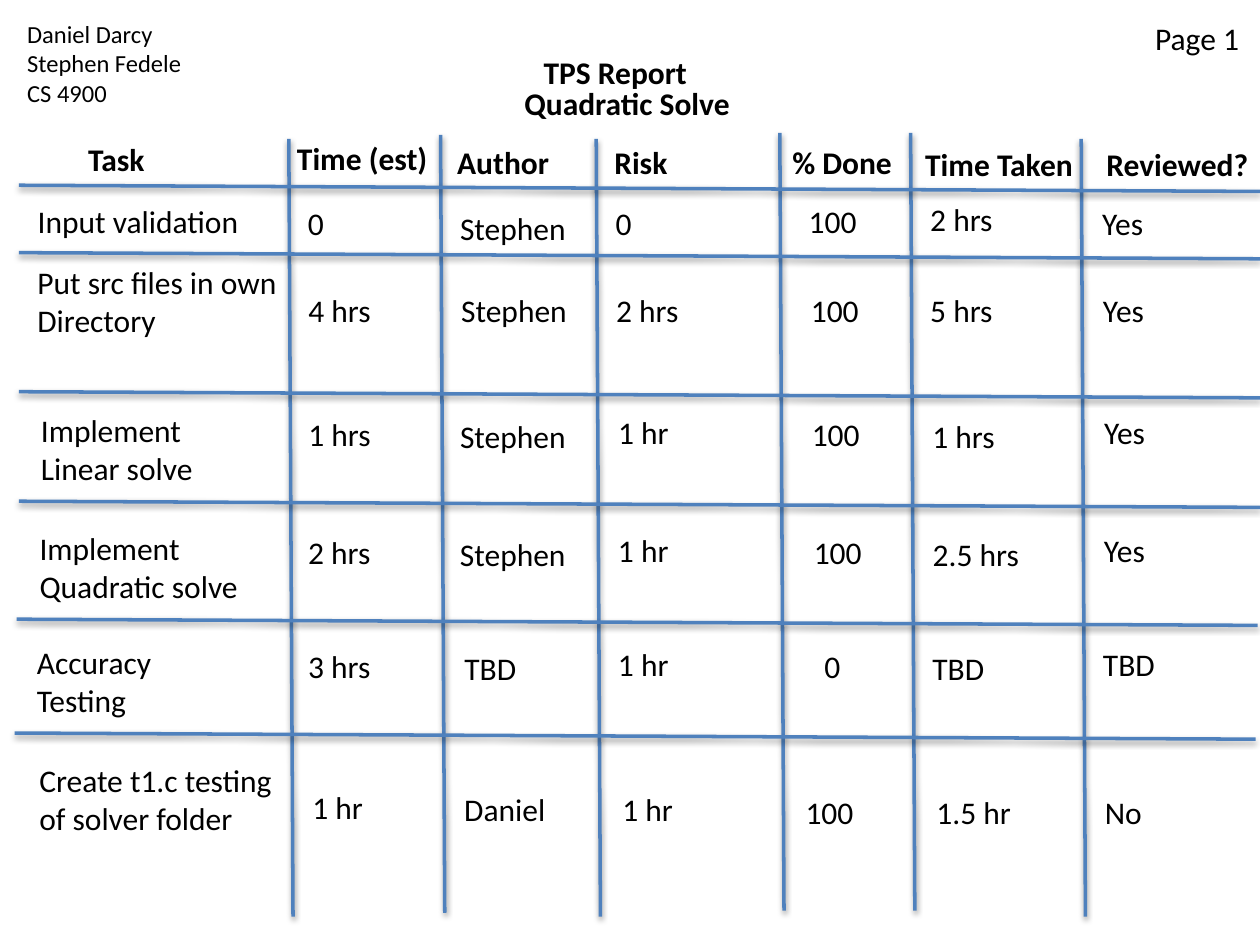
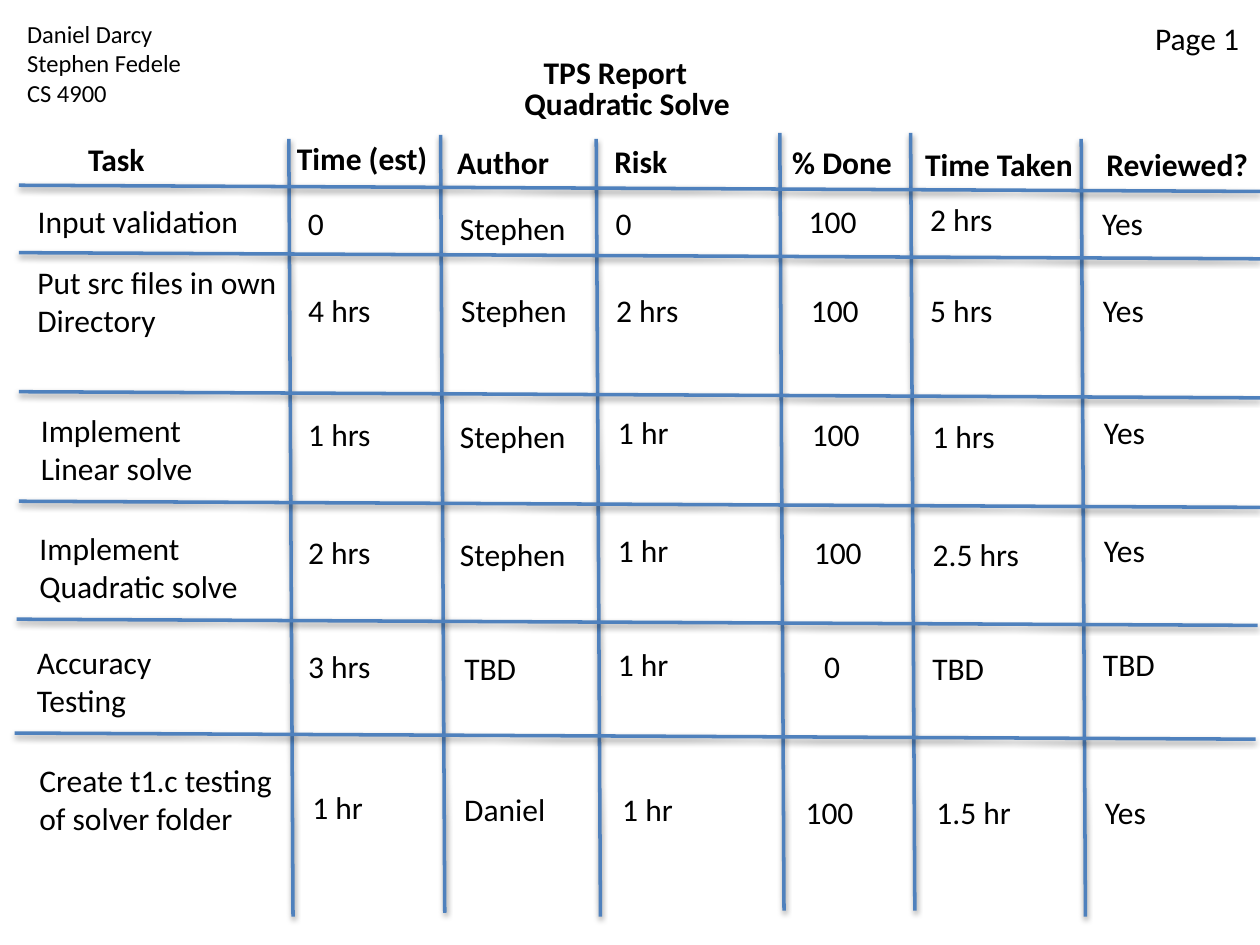
Before and after one commit to strangeprogrammer/CS4900QuadraticSolve, a slide deck: slide 2 of Tps_Stories.pptx. Drawn at 1260x945 pixels with LibreOffice and Linux fonts; fonts in the diff are those of the drawing. Boxes give left, top, right and bottom in pixels: in the first picture for what was removed or moved away, otherwise in the second. Text is boxed around its words. In the diff, an @@ line names an element or a change of style, - is before the commit and + after.

```diff
--- a/Tps_Stories.pptx
+++ b/Tps_Stories.pptx
@@ text at [1105,803,1146,825]: text changed @@
-No
+Yes
```
Also in this commit, not shown: 2 other slides changed.
